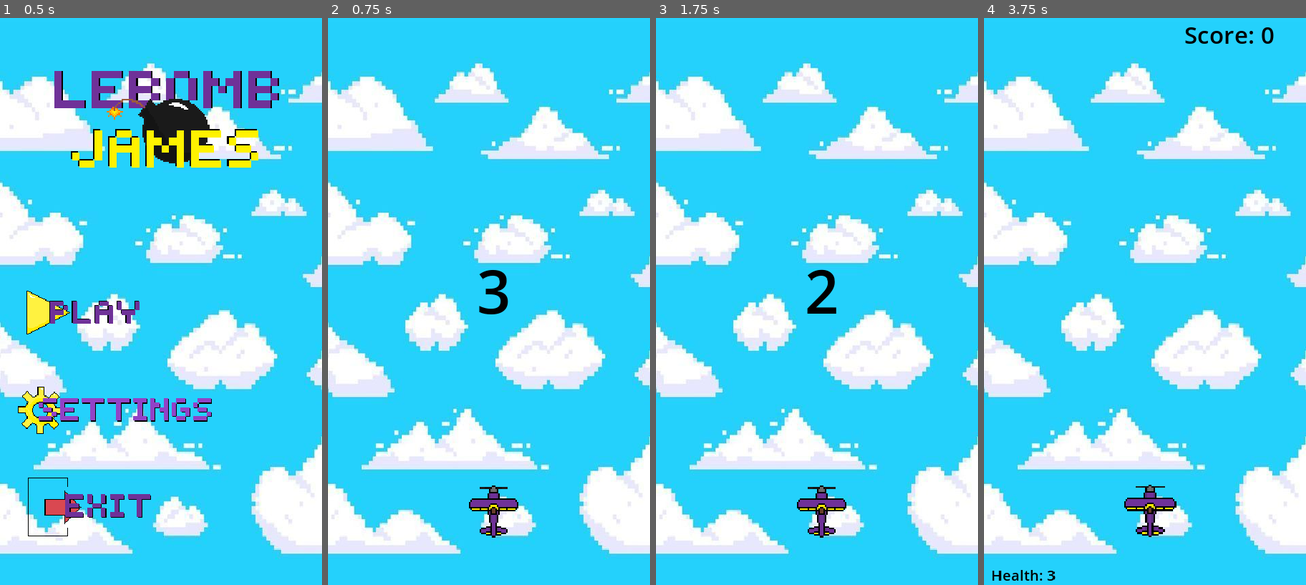
Above: before the commit, frames 1-4 (left to right).
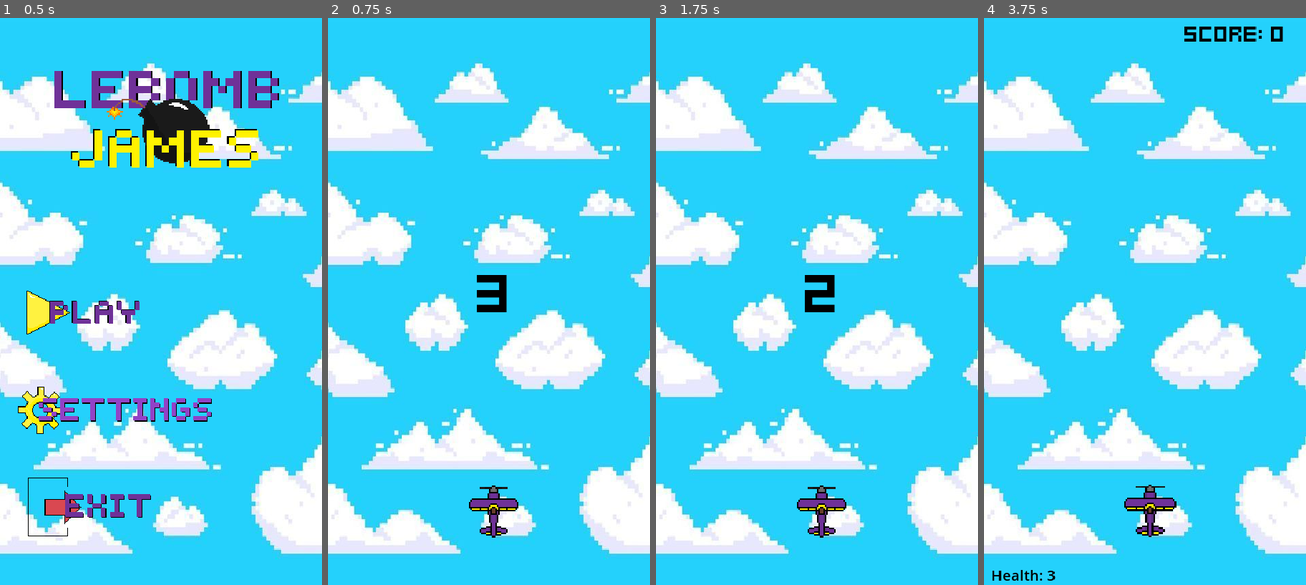
Above: after the commit, the same moments.

Repository: edmundyu2008/LeBombJames
Game: Godot game, scene res://UI/main_menu.tscn
Two runs of this game, one before a commit and one after it. Both use one fixed random seed, a clock stepped at 60 frames per second and the inputs below.
Inputs (mouse positions are in pixels of both pictures, inside the frame that each line leads up to):
- Up to frame 1 (0.5 s): no input
- Up to frame 2 (0.75 s): click (418, 312) at 0.5 s
- Up to frame 3 (1.75 s): tap Enter (ui_accept) at 1.25, 1.52 s; hold Right (ui_right) from 1.28 s (still down)
- Up to frame 4 (3.75 s): tap Enter (ui_accept) at 2, 2.27, 3.5 s; release Right (ui_right) at 2.03 s; hold Left (ui_left) 2.03-2.78 s; hold Right (ui_right) from 2.78 s (still down)

Frame 1 is identical in both runs. In frame 2, 0.3% of the frame differs, in the area x 46-56%, y 44-53%; in frame 3, 0.4%; in frame 4, 0.6%, in the area x 62-93%, y 1-5%.

Commit message:
bullet and enemy layers shows above score

Diff:
--- a/UI/countdown.tscn
+++ b/UI/countdown.tscn
@@ -1,8 +1,9 @@
-[gd_scene load_steps=4 format=3 uid="uid://dqj3joh0yuscj"]
+[gd_scene load_steps=5 format=3 uid="uid://dqj3joh0yuscj"]
 
 [ext_resource type="Script" path="res://UI/Countdown.gd" id="1_uln5o"]
 [ext_resource type="Texture2D" uid="uid://ckm2fgpaiol5h" path="res://gamebg.jpg" id="2_s2o6m"]
 [ext_resource type="Texture2D" uid="uid://dgmft2q37eiop" path="res://player_plane/player1.png" id="3_5rcr4"]
+[ext_resource type="FontFile" uid="uid://jl34hxvwvjwv" path="res://kenney_mini_square.ttf" id="3_opc4v"]
 
 [node name="Countdown" type="Control"]
 layout_mode = 3
@@ -29,6 +30,7 @@
 offset_right = 306.0
 offset_bottom = 525.0
 theme_override_colors/font_color = Color(0, 0, 0, 1)
+theme_override_fonts/font = ExtResource("3_opc4v")
 theme_override_font_sizes/font_size = 100
 text = "6"
 horizontal_alignment = 1
--- a/UI/you_died.tscn
+++ b/UI/you_died.tscn
@@ -1,8 +1,9 @@
-[gd_scene load_steps=4 format=3 uid="uid://d4ja00xnw3coh"]
+[gd_scene load_steps=5 format=3 uid="uid://d4ja00xnw3coh"]
 
 [ext_resource type="Script" path="res://UI/you_died.gd" id="1_fyss8"]
 [ext_resource type="Texture2D" uid="uid://ckm2fgpaiol5h" path="res://gamebg.jpg" id="1_x420y"]
 [ext_resource type="Resource" uid="uid://crfoy43it46ev" path="res://game_stats.tres" id="2_xpl2k"]
+[ext_resource type="FontFile" uid="uid://jl34hxvwvjwv" path="res://kenney_mini_square.ttf" id="4_b0pga"]
 
 [node name="YouDied" type="Control"]
 layout_mode = 3
@@ -34,6 +35,7 @@
 [node name="YouDiedLabel" type="Label" parent="CenterContainer/VBoxContainer"]
 layout_mode = 2
 theme_override_colors/font_color = Color(0, 0, 0, 1)
+theme_override_fonts/font = ExtResource("4_b0pga")
 theme_override_font_sizes/font_size = 50
 text = "You Died"
 horizontal_alignment = 1
@@ -44,6 +46,7 @@
 [node name="Score" type="Label" parent="CenterContainer/VBoxContainer/ScoreHBoxContainer"]
 layout_mode = 2
 theme_override_colors/font_color = Color(0, 0, 0, 1)
+theme_override_fonts/font = ExtResource("4_b0pga")
 text = "Score:"
 
 [node name="ScoreValue" type="Label" parent="CenterContainer/VBoxContainer/ScoreHBoxContainer"]
@@ -52,6 +55,7 @@
 size_flags_horizontal = 10
 size_flags_vertical = 1
 theme_override_colors/font_color = Color(0, 0, 0, 1)
+theme_override_fonts/font = ExtResource("4_b0pga")
 text = "0"
 
 [node name="HighScoreHBoxContainer" type="HBoxContainer" parent="CenterContainer/VBoxContainer"]
@@ -60,6 +64,7 @@
 [node name="HighScore" type="Label" parent="CenterContainer/VBoxContainer/HighScoreHBoxContainer"]
 layout_mode = 2
 theme_override_colors/font_color = Color(0, 0, 0, 1)
+theme_override_fonts/font = ExtResource("4_b0pga")
 text = "HighScore:"
 
 [node name="HighScoreValue" type="Label" parent="CenterContainer/VBoxContainer/HighScoreHBoxContainer"]
@@ -67,6 +72,7 @@
 layout_mode = 2
 size_flags_horizontal = 10
 theme_override_colors/font_color = Color(0, 0, 0, 1)
+theme_override_fonts/font = ExtResource("4_b0pga")
 text = "0"
 
 [node name="Label" type="Label" parent="CenterContainer/VBoxContainer"]
@@ -77,6 +83,7 @@
 [node name="MenuLabel" type="Label" parent="CenterContainer/VBoxContainer"]
 layout_mode = 2
 theme_override_colors/font_color = Color(0, 0, 0, 1)
+theme_override_fonts/font = ExtResource("4_b0pga")
 theme_override_font_sizes/font_size = 20
 text = "Press space to return to main menu"
 horizontal_alignment = 1
--- a/main.tscn
+++ b/main.tscn
@@ -1,10 +1,11 @@
-[gd_scene load_steps=7 format=3 uid="uid://sgq6lpm8oo6y"]
+[gd_scene load_steps=8 format=3 uid="uid://sgq6lpm8oo6y"]
 
 [ext_resource type="Script" path="res://main.gd" id="1_0qyg6"]
 [ext_resource type="Texture2D" uid="uid://ckm2fgpaiol5h" path="res://gamebg.jpg" id="1_g5nok"]
 [ext_resource type="PackedScene" uid="uid://cltw1jastd5q3" path="res://player_plane/plane.tscn" id="2_31cqr"]
 [ext_resource type="Resource" uid="uid://crfoy43it46ev" path="res://game_stats.tres" id="2_yk8ov"]
 [ext_resource type="PackedScene" uid="uid://cay4vl7nga5bg" path="res://opps/opp_generator.tscn" id="3_jg6w0"]
+[ext_resource type="FontFile" uid="uid://jl34hxvwvjwv" path="res://kenney_mini_square.ttf" id="6_v323r"]
 [ext_resource type="PackedScene" uid="uid://dbc6wuup05crm" path="res://UI/pause_menu.tscn" id="7_45hcr"]
 
 [node name="Game" type="Node2D"]
@@ -16,16 +17,12 @@
 offset_bottom = 960.0
 texture = ExtResource("1_g5nok")
 
-[node name="Plane" parent="." instance=ExtResource("2_31cqr")]
-position = Vector2(280, 829)
-
-[node name="OppGenerator" parent="." instance=ExtResource("3_jg6w0")]
-
 [node name="ScoreLabel" type="Label" parent="."]
 offset_left = 336.0
 offset_right = 462.0
 offset_bottom = 55.0
 theme_override_colors/font_color = Color(0, 0, 0, 1)
+theme_override_fonts/font = ExtResource("6_v323r")
 theme_override_font_sizes/font_size = 40
 text = "SCORE"
 
@@ -38,6 +35,11 @@
 theme_override_font_sizes/font_size = 25
 text = "Health:"
 
+[node name="Plane" parent="." instance=ExtResource("2_31cqr")]
+position = Vector2(280, 829)
+
+[node name="OppGenerator" parent="." instance=ExtResource("3_jg6w0")]
+
 [node name="CanvasLayer" type="CanvasLayer" parent="."]
 
 [node name="PauseMenu" parent="CanvasLayer" instance=ExtResource("7_45hcr")]
--- a/opps/enemydallas.gd
+++ b/opps/enemydallas.gd
@@ -13,3 +13,4 @@
 		score_component.adjust_score()
 	)
 	visible_on_screen_notifier_2d.screen_exited.connect(queue_free)
+	hitbox_component.hit_hurtbox.connect(queue_free.unbind(1))
--- a/opps/minibosses_dallas.gd
+++ b/opps/minibosses_dallas.gd
@@ -12,6 +12,7 @@
 
 func _ready() -> void:
 	fire_rate_timer.timeout.connect(fire_lasers)
+	hitbox_component.hit_hurtbox.connect(queue_free.unbind(1))
 	super()
 
 	for state in states.get_children():
--- a/projectiles/laser.tscn
+++ b/player_plane/laser.tscn
@@ -1,23 +1,23 @@
 [gd_scene load_steps=6 format=3 uid="uid://3mpw5337n2al"]
 
-[ext_resource type="Script" path="res://projectiles/laser.gd" id="1_oocpv"]
-[ext_resource type="Script" path="res://components/move_component.gd" id="2_n2shx"]
-[ext_resource type="Texture2D" uid="uid://cj6ht5fc8uwt1" path="res://player_plane/playerbullet.png" id="2_tshaq"]
-[ext_resource type="Script" path="res://components/hitbox_component.gd" id="4_molgr"]
+[ext_resource type="Script" path="res://player_plane/laser.gd" id="1_s7ycm"]
+[ext_resource type="Texture2D" uid="uid://cj6ht5fc8uwt1" path="res://player_plane/playerbullet.png" id="2_6nstk"]
+[ext_resource type="Script" path="res://components/move_component.gd" id="3_y8f3a"]
+[ext_resource type="Script" path="res://components/hitbox_component.gd" id="4_48wqo"]
 
 [sub_resource type="RectangleShape2D" id="RectangleShape2D_mc8l6"]
 size = Vector2(14, 44)
 
 [node name="Laser" type="Node2D"]
-script = ExtResource("1_oocpv")
+script = ExtResource("1_s7ycm")
 
 [node name="Sprite2D" type="Sprite2D" parent="."]
 position = Vector2(-1, -22)
 scale = Vector2(1.5, 1.5)
-texture = ExtResource("2_tshaq")
+texture = ExtResource("2_6nstk")
 
 [node name="MoveComponent" type="Node" parent="." node_paths=PackedStringArray("actor")]
-script = ExtResource("2_n2shx")
+script = ExtResource("3_y8f3a")
 actor = NodePath("..")
 velocity = Vector2(2.08165e-12, -230)
 
--- a/player_plane/plane.tscn
+++ b/player_plane/plane.tscn
@@ -7,7 +7,7 @@
 [ext_resource type="Resource" uid="uid://l3xm0ms755d4" path="res://player_plane/ship_move_stats.tres" id="4_tjnxr"]
 [ext_resource type="Script" path="res://components/position_clamp_component.gd" id="5_0p80t"]
 [ext_resource type="Script" path="res://components/spawner_component.gd" id="7_nxgsa"]
-[ext_resource type="PackedScene" uid="uid://3mpw5337n2al" path="res://projectiles/laser.tscn" id="8_w3yhp"]
+[ext_resource type="PackedScene" uid="uid://3mpw5337n2al" path="res://player_plane/laser.tscn" id="8_w3yhp"]
 [ext_resource type="Script" path="res://components/hurtbox_component.gd" id="10_l1c4b"]
 [ext_resource type="Script" path="res://components/player_health_component.gd" id="12_bmr8r"]
 [ext_resource type="Script" path="res://components/player_hurt_component.gd" id="12_ledul"]
--- a/project.godot
+++ b/project.godot
@@ -23,6 +23,7 @@
 
 window/size/viewport_width=540
 window/size/viewport_height=960
+window/size/mode=3
 window/size/borderless=true
 window/size/window_width_override=540
 window/size/window_height_override=960
Binary file added: kenney_mini_square.ttf
Not shown, added: kenney_mini_square.ttf.import
Renamed: projectiles/laser.gd -> player_plane/laser.gd
Not shown: 1 places in player_plane/laser.tscn that only renumber resources
